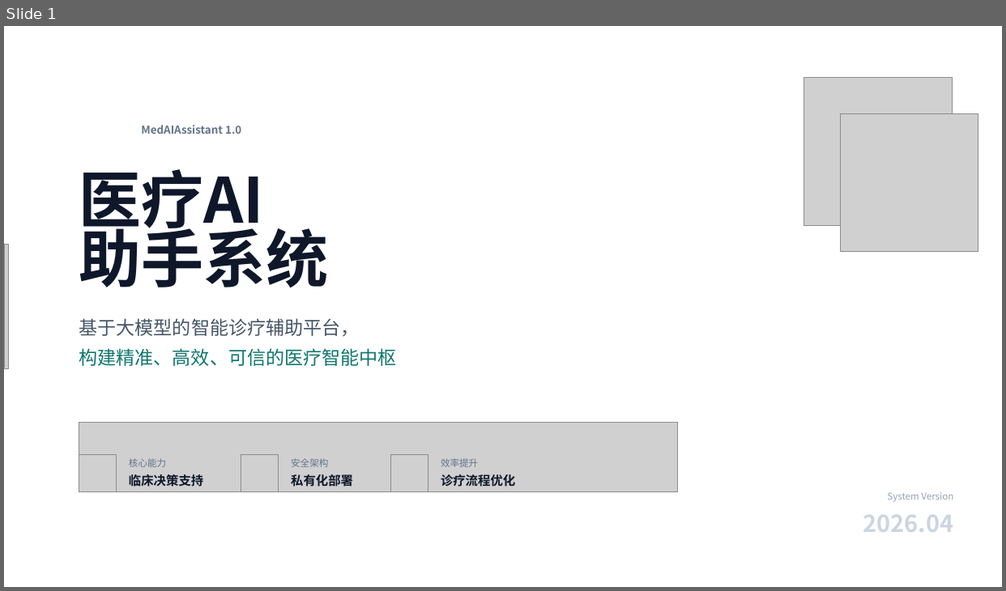
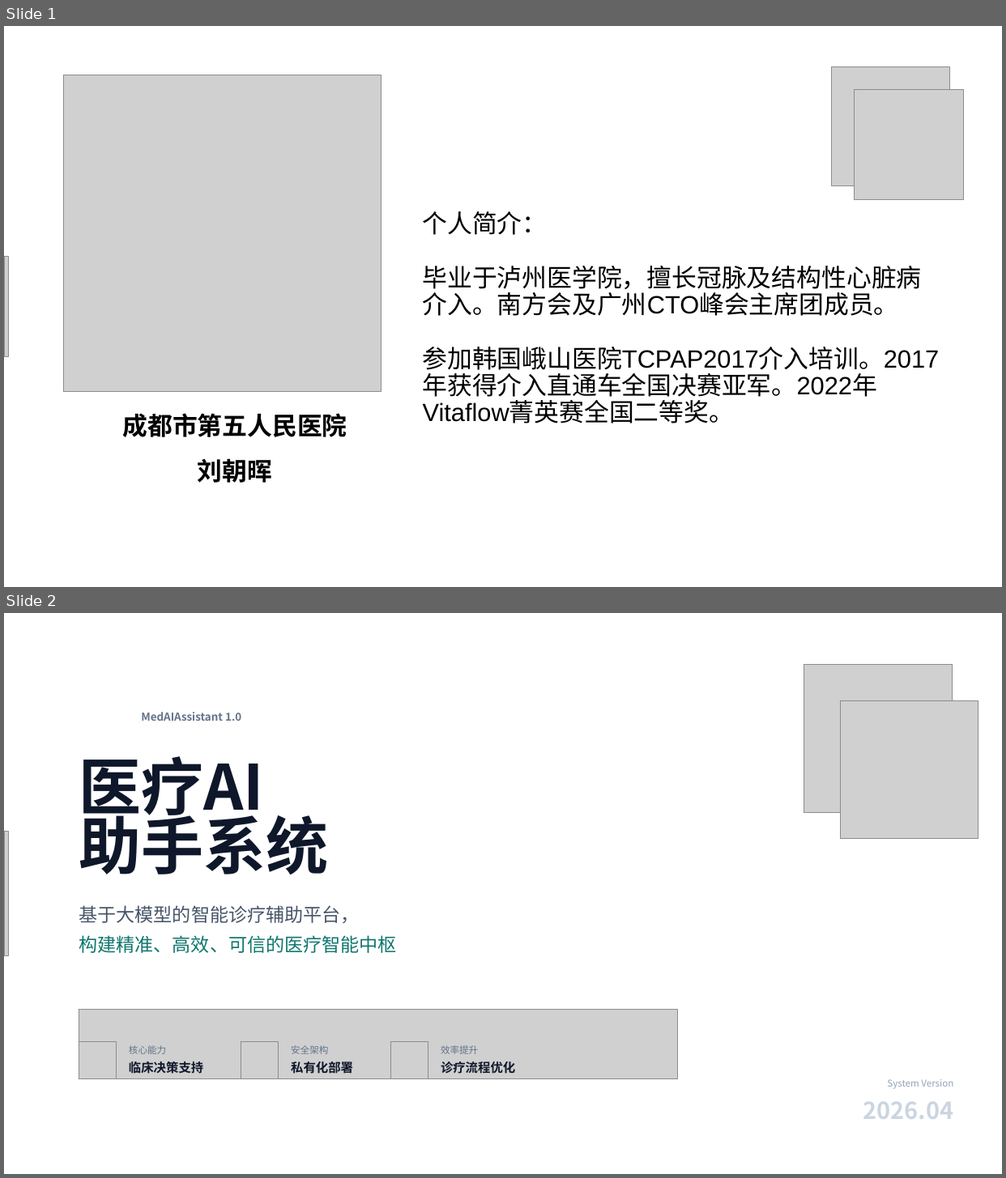
Before and after one commit to liuzh2008/med_ai_assistant_workspace, a slide deck: 项目相关/宣发/医疗AI助手系统介绍 20260416.pptx. Shown one above the other, each under a label of ours: slide 1 before the commit, slides 1 and 2 after it. The pictures are 1006x591 and 1006x1178 pixels, drawn with LibreOffice and Linux fonts; fonts in the diff are those of the drawing; grey boxes stand for pictures; background and template pictures are left out. Boxes give left, top, right and bottom in pixels: in the first picture for what was removed or moved away, otherwise in the second. Text is boxed around its words. In the diff, an @@ line names an element or a change of style, - is before the commit and + after.

```diff
--- a/项目相关/宣发/医疗AI助手系统介绍 20260416.pptx
+++ b/项目相关/宣发/医疗AI助手系统介绍 20260416.pptx
@@ slide 1 added at box(4, 26, 1002, 587), background picture (left out) @@
@@ picture added at box(831, 67, 949, 186) @@
@@ picture added at box(64, 75, 381, 392) @@
@@ picture added at box(854, 90, 964, 199) @@
@@ text added at box(423, 211, 940, 424), 24 pt, text #000000 @@
+个人简介：
+毕业于泸州医学院，擅长冠脉及结构性心脏病介入。南方会及广州CTO峰会主席团成员。
+参加韩国峨山医院TCPAP2017介入培训。2017年获得介入直通车全国决赛亚军。2022年Vitaflow菁英赛全国二等奖。
@@ picture added at box(4, 257, 9, 356) @@
@@ text added at box(123, 413, 347, 483), 24 pt, text #000000, bold @@
+成都市第五人民医院
+刘朝晖
@@ what was slide 1 is now slide 2 @@
```
Also in this commit, not shown: 9 other slides added.
